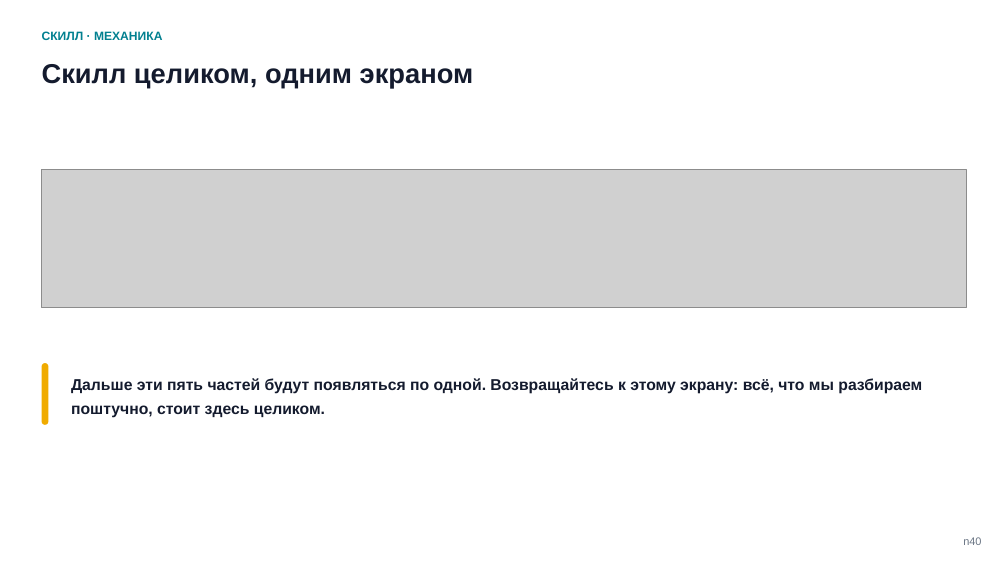
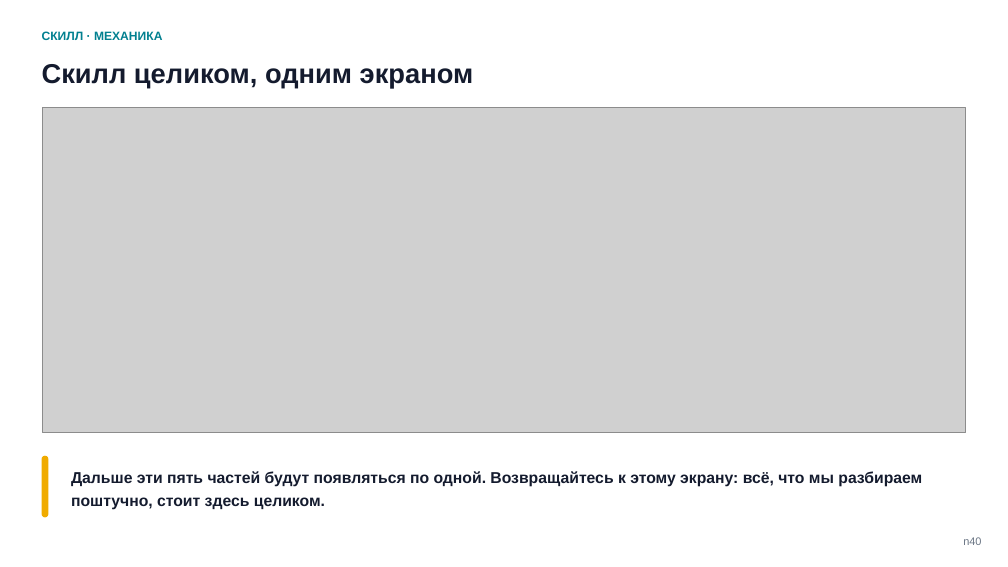
Before and after one commit to tellina-study/AI-usage-lessons, a slide deck: slide 40 of library/seminars/sem-05/rendered/sem-05.pptx. Drawn at 1008x567 pixels with LibreOffice and Linux fonts; fonts in the diff are those of the drawing; grey boxes stand for pictures. Boxes give left, top, right and bottom in pixels: in the first picture for what was removed or moved away, otherwise in the second. Text is boxed around its words. In the diff, an @@ line names an element or a change of style, - is before the commit and + after.

```diff
--- a/library/seminars/sem-05/rendered/sem-05.pptx
+++ b/library/seminars/sem-05/rendered/sem-05.pptx
@@ picture: place and size @@
-picture at (42,169,966,308)
+picture at (42,107,966,433)
@@ rounded rectangle: place and size @@
-rounded rectangle at (42,363,48,425)
+rounded rectangle at (42,456,48,518)
@@ text "Дальше эти пять частей будут ...": place and size @@
-text "Дальше эти пять частей будут ..." at (71,378,922,418)
+text "Дальше эти пять частей будут ..." at (71,471,922,510)
```
Also in this commit, not shown: 5 other slides changed, 8 other files.
